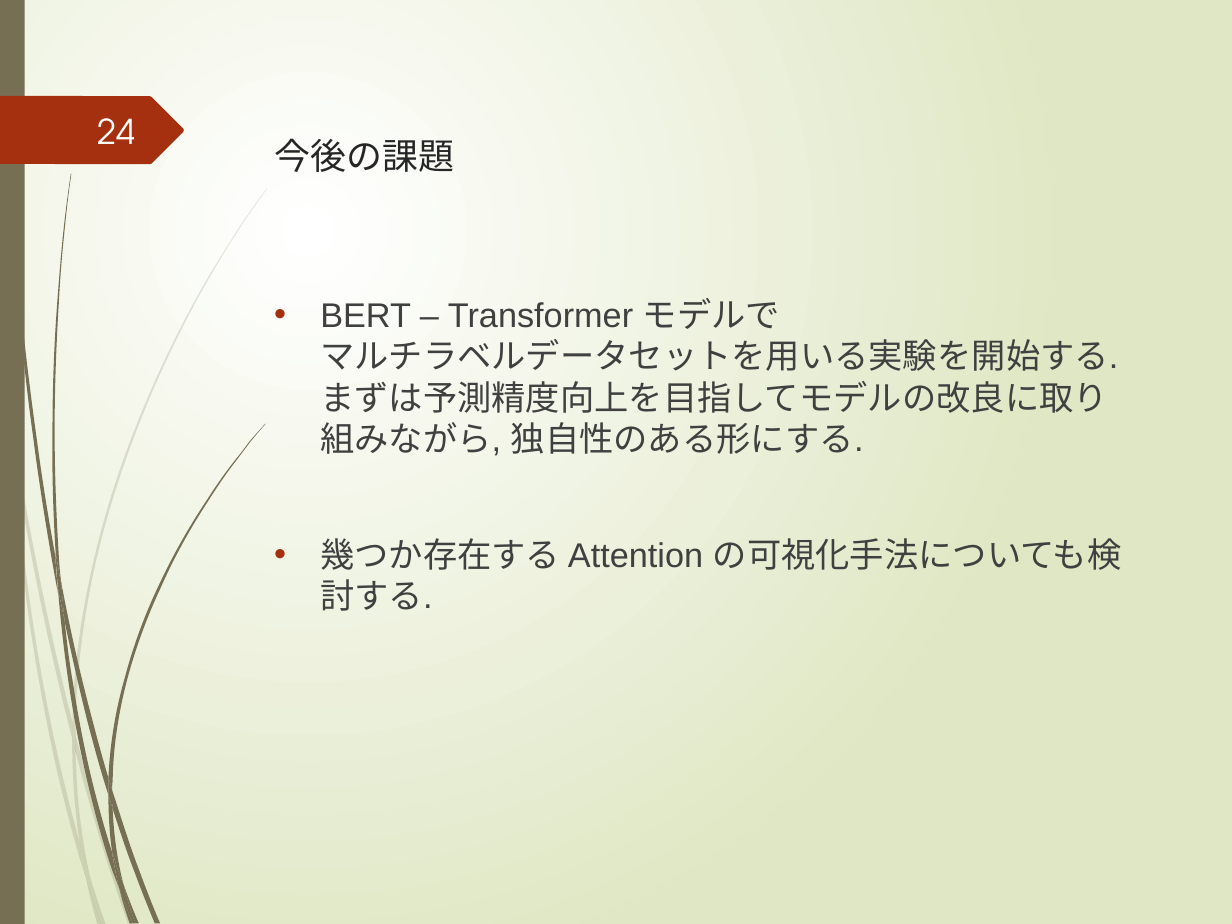
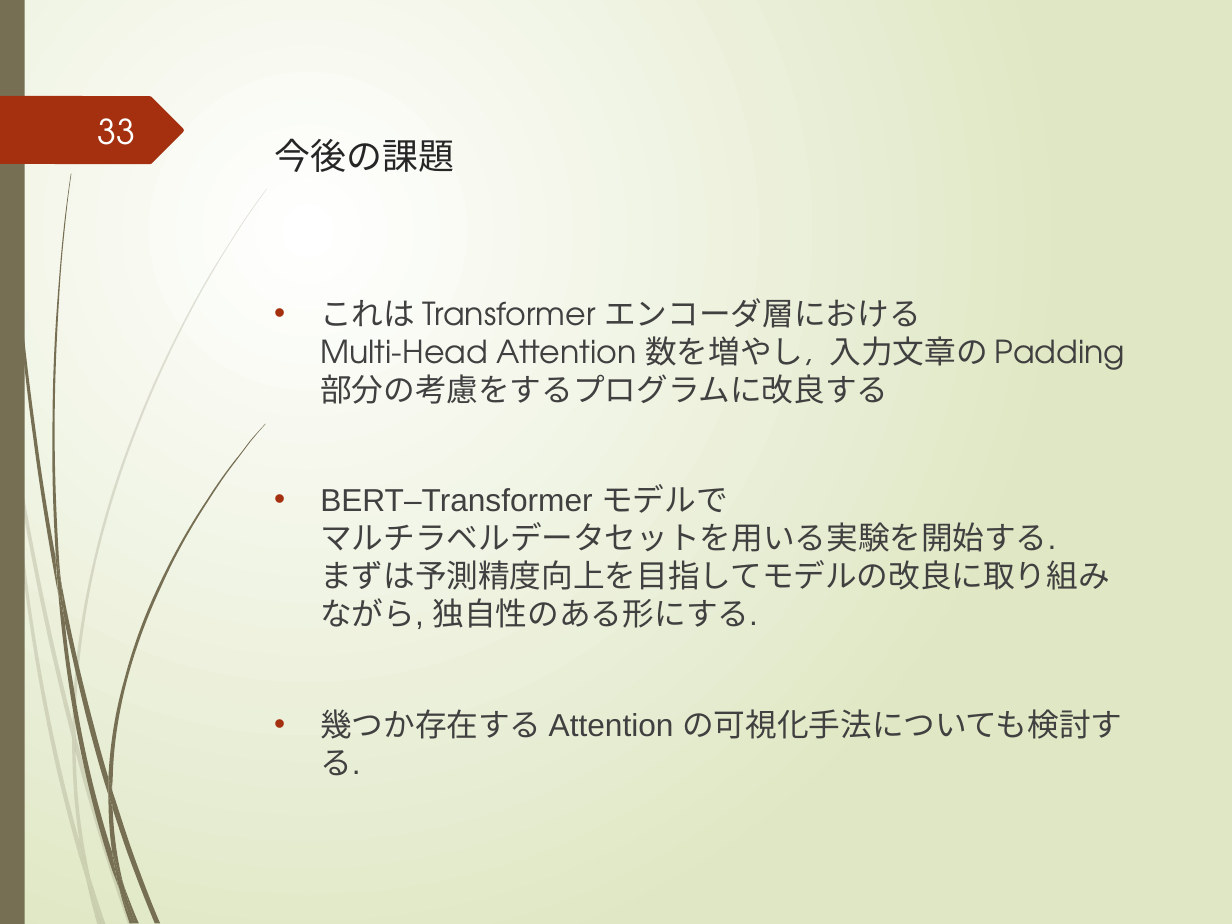
Before and after one commit to yuuki-kusumoto/kusumoto, a slide deck: slide 33 of 2021_prsn_2nd/後期研究発表会.pptx (slide 24 before the commit). Drawn at 1232x924 pixels with LibreOffice and Linux fonts; fonts in the diff are those of the drawing. Boxes give left, top, right and bottom in pixels: in the first picture for what was removed or moved away, otherwise in the second. Text is boxed around its words. In the diff, an @@ line names an element or a change of style, - is before the commit and + after.

```diff
--- a/2021_prsn_2nd/後期研究発表会.pptx
+++ b/2021_prsn_2nd/後期研究発表会.pptx
@@ page number at (97,118,135,145): text changed @@
-24
+33
@@ text at (320,298,1125,629): text changed; size 20 to 18.5 pt @@
-• BERT – Transformer モデルで
-  マルチラベルデータセットを用いる実験を開始する.
-  まずは予測精度向上を目指してモデルの改良に取り組みながら, 独自性のある形にする.
+• これは Transformer エンコーダ層における
+  Multi-Head Attention 数を増やし, 入力文章の Padding 部分の考慮をするプログラムに改良する
+• BERT–Transformer モデルで
+  マルチラベルデータセットを用いる実験を開始する.
+  まずは予測精度向上を目指してモデルの改良に取り組みながら, 独自性のある形にする.
@@ text at (320,709,1122,776): size 20 to 18.5 pt in "幾つか存在する Attention の可視化手法についても検討する." @@
```
Also in this commit, not shown: 22 other slides changed, 13 slides added, 1 slide removed.
